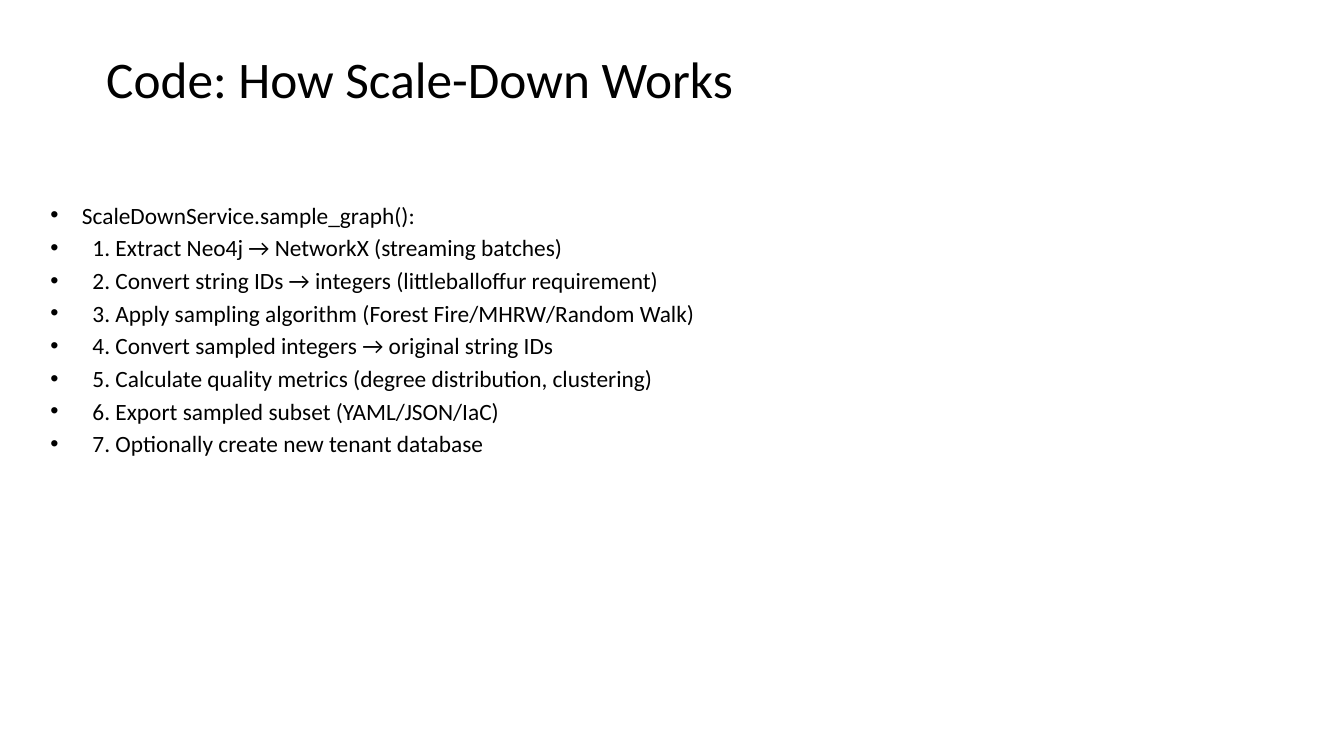
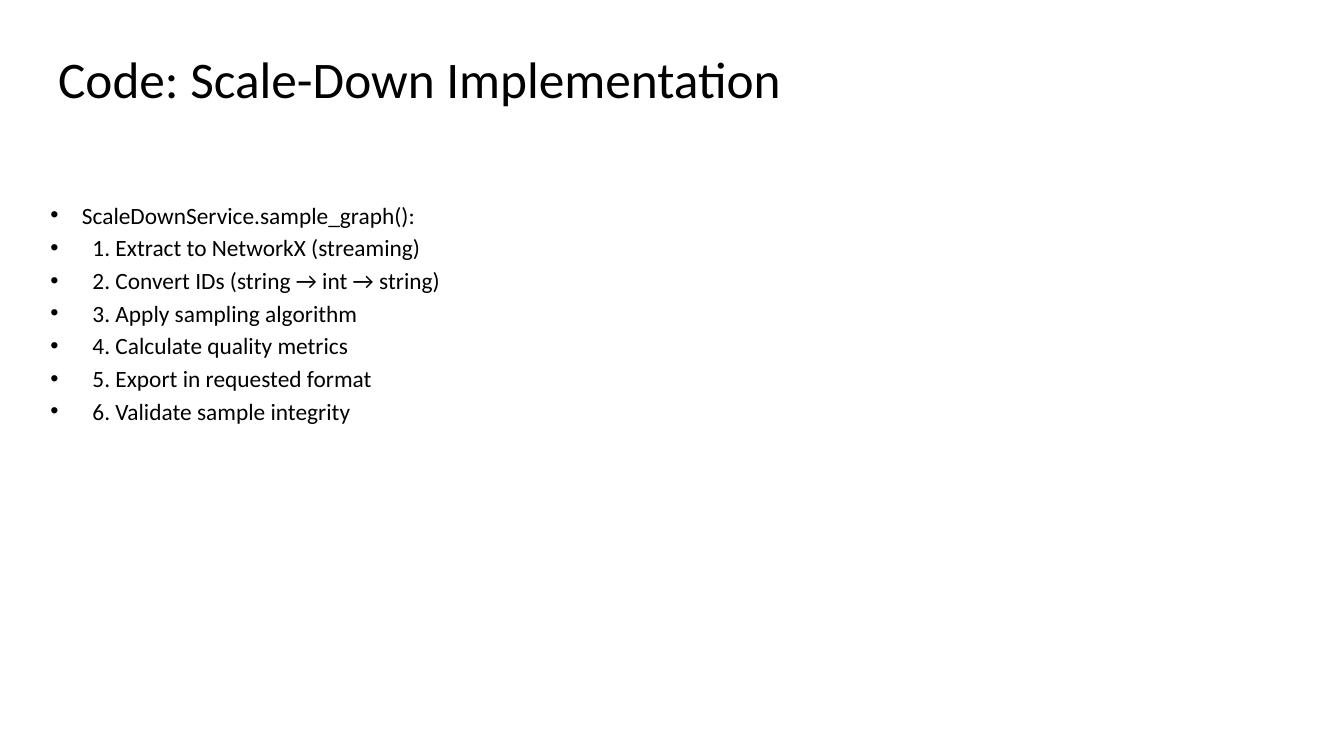
Before and after one commit to rysweet/azure-tenant-grapher, a slide deck: slide 13 of Scale_Operations_Implementation.pptx. Drawn at 1344x756 pixels with LibreOffice and Linux fonts; fonts in the diff are those of the drawing. Boxes give left, top, right and bottom in pixels: in the first picture for what was removed or moved away, otherwise in the second. Text is boxed around its words. In the diff, an @@ line names an element or a change of style, - is before the commit and + after.

```diff
--- a/Scale_Operations_Implementation.pptx
+++ b/Scale_Operations_Implementation.pptx
@@ title at (58, 62, 780, 107): text changed @@
-Code: How Scale-Down Works
+Code: Scale-Down Implementation
@@ text at (92, 239, 440, 424): text changed @@
-• 1. Extract Neo4j → NetworkX (streaming batches)
-• 2. Convert string IDs → integers (littleballoffur requirement)
-• 3. Apply sampling algorithm (Forest Fire/MHRW/Random Walk)
-• 4. Convert sampled integers → original string IDs
-• 5. Calculate quality metrics (degree distribution, clustering)
-• 6. Export sampled subset (YAML/JSON/IaC)
-• 7. Optionally create new tenant database
+• 1. Extract to NetworkX (streaming)
+• 2. Convert IDs (string → int → string)
+• 3. Apply sampling algorithm
+• 4. Calculate quality metrics
+• 5. Export in requested format
+• 6. Validate sample integrity
```
Also in this commit, not shown: 13 other slides changed.
